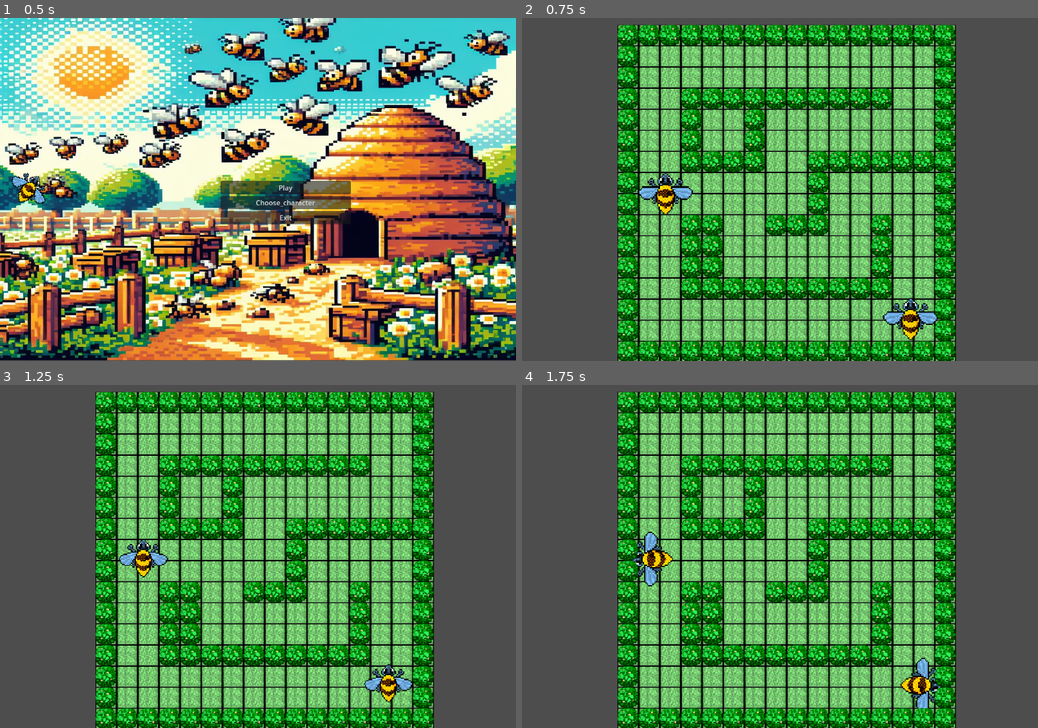
Above: before the commit, frames 1-4 (two rows, left to right).
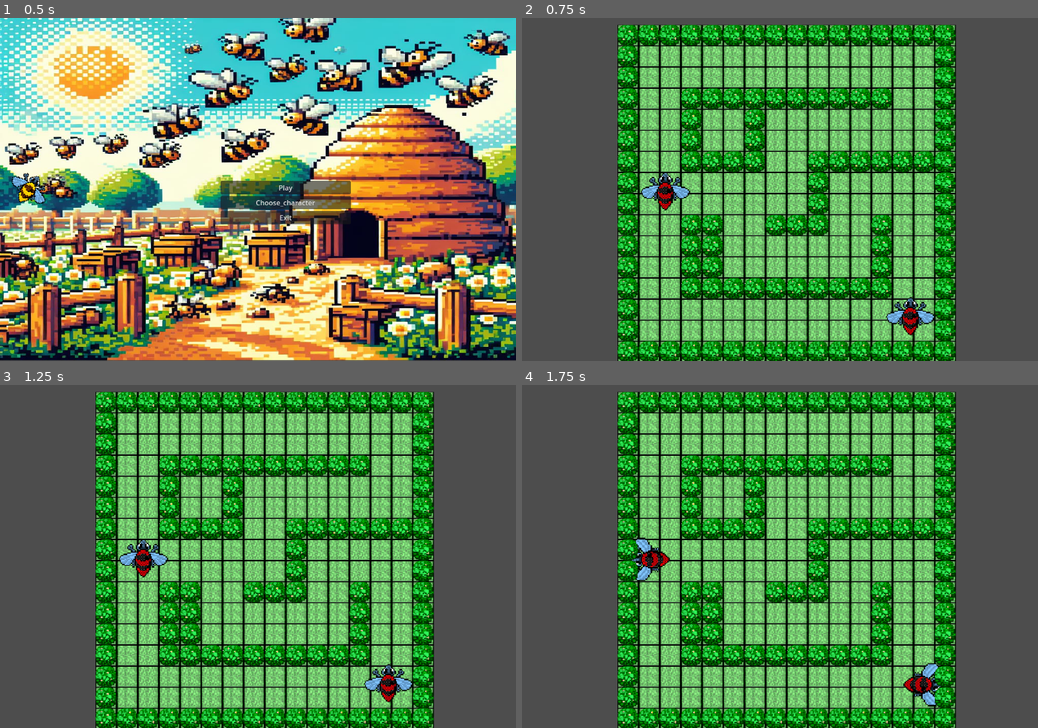
Above: after the commit, the same moments.

Repository: jmnu4245/hackupc
Game: Godot game, scene res://menu.tscn
The game is run twice, just before and just after one commit, with the same random seed, the same clock (stepped at 60 frames per second) and the same inputs.
Inputs (mouse positions are in pixels of both pictures, inside the frame that each line leads up to):
- Up to frame 1 (0.5 s): no input
- Up to frame 2 (0.75 s): click "Play" at 0.5 s
- Up to frame 3 (1.25 s): no input
- Up to frame 4 (1.75 s): move the mouse to (893, 539) at 1.27 s; hold Right (right) from 1.28 s (still down); tap A (a) at 1.35 s; tap D (d) at 1.55 s

Frame 1 is identical in both runs. In frame 2, 1.1% of the frame differs, in the area x 22-81%, y 45-94%; in frame 3, 0.3%; in frame 4, 1.2%, in the area x 21-82%, y 42-95%.

Commit message:
sad

Diff:
--- a/scenes/abeja.tscn
+++ b/scenes/abeja.tscn
@@ -1,40 +1,130 @@
-[gd_scene load_steps=10 format=3 uid="uid://b1l66ykxh3fcx"]
+[gd_scene load_steps=25 format=3 uid="uid://b1l66ykxh3fcx"]
 
 [ext_resource type="Script" path="res://scripts/Abeja.gd" id="1_k3ve0"]
-[ext_resource type="Texture2D" uid="uid://do8ig06ksy1s4" path="res://sprites/MovimientoArriba_3.png" id="2_mn3m4"]
+[ext_resource type="Texture2D" uid="uid://cx8c4dk1uo20h" path="res://sprites/sprites abejas/MovimientoAbeja2.png" id="2_kcy8m"]
+[ext_resource type="Texture2D" uid="uid://dmnbw424seix5" path="res://sprites/sprites abejas/MovimientoAbeja1.png" id="2_xwnu4"]
 [ext_resource type="AudioStream" uid="uid://d2e7ud44xwvrd" path="res://sonidos/disparo.mp3" id="3_1e022"]
+[ext_resource type="Texture2D" uid="uid://c1t635whbaua1" path="res://sprites/sprites abejas/MovimientoAbeja3.png" id="4_3etq6"]
 [ext_resource type="AudioStream" uid="uid://n1kvs25urp1j" path="res://sonidos/muerte.mp3" id="4_k87ow"]
+[ext_resource type="Texture2D" uid="uid://bxhfkeu6ga0kb" path="res://sprites/sprites abejas/MovimientoAbeja4.png" id="5_g5pgs"]
 
 [sub_resource type="CircleShape2D" id="CircleShape2D_v33qv"]
 radius = 23.0217
 
-[sub_resource type="AtlasTexture" id="AtlasTexture_7dhqv"]
-atlas = ExtResource("2_mn3m4")
+[sub_resource type="AtlasTexture" id="AtlasTexture_dibrh"]
+atlas = ExtResource("2_xwnu4")
 region = Rect2(0, 0, 109, 109)
 
-[sub_resource type="AtlasTexture" id="AtlasTexture_7y4sd"]
-atlas = ExtResource("2_mn3m4")
+[sub_resource type="AtlasTexture" id="AtlasTexture_7xq3y"]
+atlas = ExtResource("2_xwnu4")
 region = Rect2(109, 0, 109, 109)
 
-[sub_resource type="AtlasTexture" id="AtlasTexture_icg56"]
-atlas = ExtResource("2_mn3m4")
+[sub_resource type="AtlasTexture" id="AtlasTexture_3q2kh"]
+atlas = ExtResource("2_xwnu4")
 region = Rect2(218, 0, 109, 109)
 
-[sub_resource type="SpriteFrames" id="SpriteFrames_n6b5e"]
+[sub_resource type="SpriteFrames" id="SpriteFrames_d3qy1"]
 animations = [{
 "frames": [{
 "duration": 1.0,
-"texture": SubResource("AtlasTexture_7dhqv")
-}, {
-"duration": 1.5,
-"texture": SubResource("AtlasTexture_7y4sd")
+"texture": SubResource("AtlasTexture_dibrh")
 }, {
 "duration": 1.0,
-"texture": SubResource("AtlasTexture_icg56")
+"texture": SubResource("AtlasTexture_7xq3y")
+}, {
+"duration": 1.0,
+"texture": SubResource("AtlasTexture_3q2kh")
 }],
 "loop": true,
 "name": &"idle",
-"speed": 10.0
+"speed": 5.0
+}]
+
+[sub_resource type="AtlasTexture" id="AtlasTexture_k1sdk"]
+atlas = ExtResource("2_kcy8m")
+region = Rect2(0, 0, 109, 109)
+
+[sub_resource type="AtlasTexture" id="AtlasTexture_au3t6"]
+atlas = ExtResource("2_kcy8m")
+region = Rect2(109, 0, 109, 109)
+
+[sub_resource type="AtlasTexture" id="AtlasTexture_eksyh"]
+atlas = ExtResource("2_kcy8m")
+region = Rect2(218, 0, 109, 109)
+
+[sub_resource type="SpriteFrames" id="SpriteFrames_b4kic"]
+animations = [{
+"frames": [{
+"duration": 1.0,
+"texture": SubResource("AtlasTexture_k1sdk")
+}, {
+"duration": 1.0,
+"texture": SubResource("AtlasTexture_au3t6")
+}, {
+"duration": 1.0,
+"texture": SubResource("AtlasTexture_eksyh")
+}],
+"loop": true,
+"name": &"idle",
+"speed": 5.0
+}]
+
+[sub_resource type="AtlasTexture" id="AtlasTexture_0dgyv"]
+atlas = ExtResource("4_3etq6")
+region = Rect2(0, 0, 109, 109)
+
+[sub_resource type="AtlasTexture" id="AtlasTexture_27fcm"]
+atlas = ExtResource("4_3etq6")
+region = Rect2(109, 0, 109, 109)
+
+[sub_resource type="AtlasTexture" id="AtlasTexture_dj8s4"]
+atlas = ExtResource("4_3etq6")
+region = Rect2(218, 0, 109, 109)
+
+[sub_resource type="SpriteFrames" id="SpriteFrames_mi1bf"]
+animations = [{
+"frames": [{
+"duration": 1.0,
+"texture": SubResource("AtlasTexture_0dgyv")
+}, {
+"duration": 1.0,
+"texture": SubResource("AtlasTexture_27fcm")
+}, {
+"duration": 1.0,
+"texture": SubResource("AtlasTexture_dj8s4")
+}],
+"loop": true,
+"name": &"idle",
+"speed": 5.0
+}]
+
+[sub_resource type="AtlasTexture" id="AtlasTexture_p84gd"]
+atlas = ExtResource("5_g5pgs")
+region = Rect2(0, 0, 109, 109)
+
+[sub_resource type="AtlasTexture" id="AtlasTexture_vn1kd"]
+atlas = ExtResource("5_g5pgs")
+region = Rect2(109, 0, 109, 109)
+
+[sub_resource type="AtlasTexture" id="AtlasTexture_bmpwd"]
+atlas = ExtResource("5_g5pgs")
+region = Rect2(218, 0, 109, 109)
+
+[sub_resource type="SpriteFrames" id="SpriteFrames_vp6vm"]
+animations = [{
+"frames": [{
+"duration": 1.0,
+"texture": SubResource("AtlasTexture_p84gd")
+}, {
+"duration": 1.0,
+"texture": SubResource("AtlasTexture_vn1kd")
+}, {
+"duration": 1.0,
+"texture": SubResource("AtlasTexture_bmpwd")
+}],
+"loop": true,
+"name": &"idle",
+"speed": 5.0
 }]
 
 [node name="Abeja" type="CharacterBody2D"]
@@ -43,13 +133,37 @@
 [node name="CollisionShape2D2" type="CollisionShape2D" parent="."]
 shape = SubResource("CircleShape2D_v33qv")
 
-[node name="Sprite2D" type="AnimatedSprite2D" parent="."]
+[node name="color2_1" type="AnimatedSprite2D" parent="."]
+unique_name_in_owner = true
+visible = false
 position = Vector2(1, 12)
-sprite_frames = SubResource("SpriteFrames_n6b5e")
+sprite_frames = SubResource("SpriteFrames_d3qy1")
 animation = &"idle"
-frame_progress = 0.561808
+frame_progress = 0.0314264
+
+[node name="color4_1" type="AnimatedSprite2D" parent="."]
+unique_name_in_owner = true
+visible = false
+position = Vector2(1, 12)
+sprite_frames = SubResource("SpriteFrames_b4kic")
+animation = &"idle"
+
+[node name="color3_1" type="AnimatedSprite2D" parent="."]
+unique_name_in_owner = true
+visible = false
+position = Vector2(1, 12)
+sprite_frames = SubResource("SpriteFrames_mi1bf")
+animation = &"idle"
+
+[node name="color1_1" type="AnimatedSprite2D" parent="."]
+unique_name_in_owner = true
+visible = false
+position = Vector2(1, 12)
+sprite_frames = SubResource("SpriteFrames_vp6vm")
+animation = &"idle"
 
 [node name="Marker2D" type="Marker2D" parent="."]
+visible = false
 position = Vector2(0, 44)
 
 [node name="disparo" type="AudioStreamPlayer" parent="."]
--- a/scripts/Abeja.gd
+++ b/scripts/Abeja.gd
@@ -4,11 +4,21 @@
 @export var d = Vector2(0,0)
 var direction = Vector2(0,0)
 signal l_aguijon(position,direction,r)
-
-
+var abeja
+var color:AnimatedSprite2D
+func _ready():
+	abeja = GLOBAL.abeja
+	if (abeja == 1):
+		color = %color1_1
+	elif (abeja == 2):
+		color=%color2_1
+	elif (abeja == 3):
+		color=%color3_1
+	else:
+		color=%color4_1
+	color.visible = true
 func _physics_process(_delta):
-	$Sprite2D.play("idle")
-
+	color.play("idle")
 	direction = input(direction,rotation_degrees)
 	velocity = direction * SPEED
 	print(velocity)
@@ -19,7 +29,6 @@
 		l_aguijon.emit($Marker2D.global_position,direction,r)
 		$disparo2.play()
 		get_tree().create_timer(1).timeout
-
 	if Input.is_action_just_pressed("up"):
 		d= Vector2(0,-1)
 		r = deg_to_rad(0)
@@ -41,5 +50,4 @@
 	$muerte2.play()
 	get_tree().change_scene_to_file("res://scenes/menu_final.tscn")
 	queue_free()
-	GLOBAL.winner = "LEFT PLAYER"
-	print(GLOBAL.winner)
+	#get_tree().paused = true
--- a/scripts/Abeja2.gd
+++ b/scripts/Abeja2.gd
@@ -4,10 +4,21 @@
 @export var direction = Vector2(0,0)
 signal l_aguijon(position,direction,r)
 
-
+var abeja
+var color:AnimatedSprite2D
+func _ready():
+	abeja = GLOBAL.abeja2
+	if (abeja == 1):
+		color = %color1_1
+	elif (abeja == 2):
+		color=%color2_1
+	elif (abeja == 3):
+		color=%color3_1
+	else:
+		color=%color4_1
+	color.visible = true
 func _physics_process(_delta):
-	$Sprite2D.play("idle")
-
+	color.play("idle")
 	direction = input(direction,rotation_degrees)
 	velocity = direction * SPEED
 	move_and_slide()
@@ -39,5 +50,3 @@
 	queue_free()
 	get_tree().change_scene_to_file("res://scenes/menu_final.tscn")
 	#get_tree().paused = true
-	GLOBAL.winner = "RIGHT PLAYER"
-	print(GLOBAL.winner)
